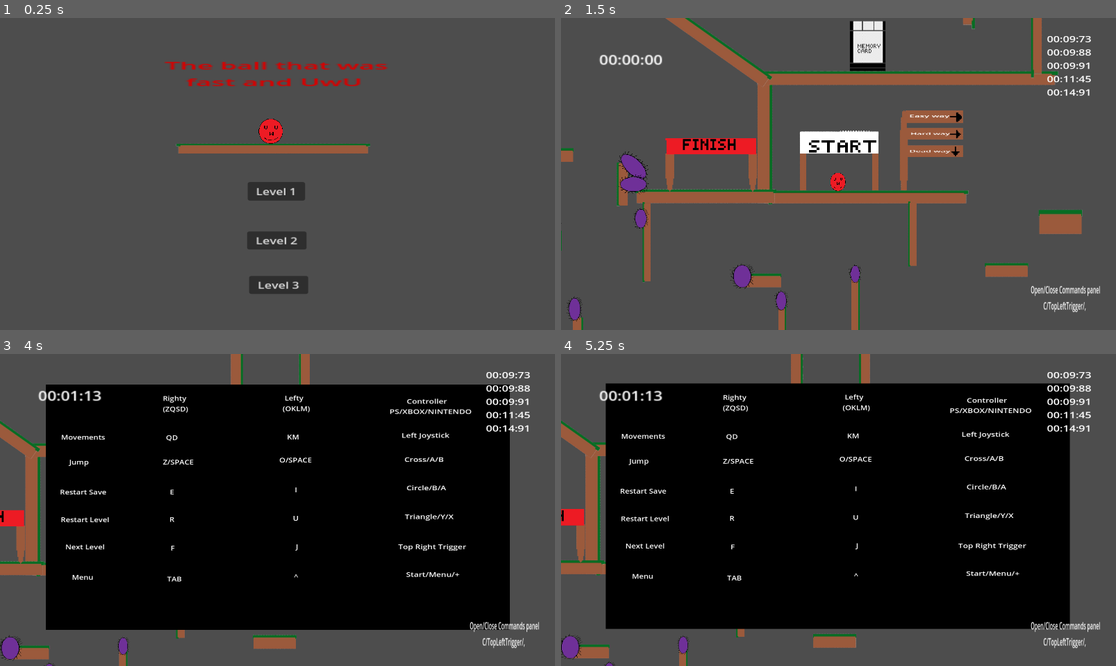
Above: before the commit, frames 1-4 (two rows, left to right).
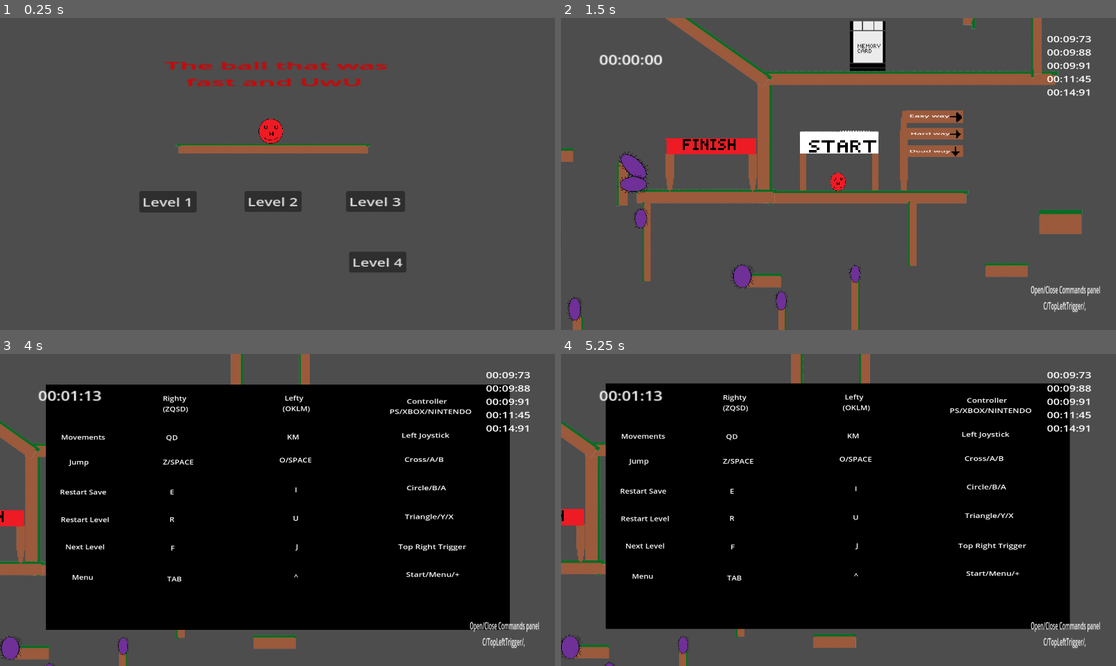
Above: after the commit, the same moments.

Repository: Mahnwe/TheBallThatWasUwU
Game: Godot game, scene res://Scenes/menu.tscn
Same seed, same stepped clock (60 frames per second), same inputs: the game is played once before the commit and once after it.
Inputs (mouse positions are in pixels of both pictures, inside the frame that each line leads up to):
- Up to frame 1 (0.25 s): no input
- Up to frame 2 (1.5 s): click (938, 261) at 0.5 s, where only the run after the commit has a clickable "Level 4"; click "Level 1" at 1.25 s
- Up to frame 3 (4 s): tap Enter at 2 s; move the mouse to (399, 494) at 2.02 s; hold Right (ui_right) 2.03-3.53 s; tap X (dash) at 2.1 s; click (399, 494) at 2.17 s; tap Space (jump) at 2.27, 3.02 s; move the mouse to (166, 525) at 2.77 s; tap F (next_level) at 2.85 s; move the mouse to (333, 441) at 3.52 s; hold Left (ui_left) from 3.53 s (still down); tap C (open_commands) at 3.6 s
- Up to frame 4 (5.25 s): move the mouse to (810, 572) at 4.27 s; release Left (ui_left) at 4.28 s; hold Right (ui_right) from 4.28 s (still down); tap X (dash) at 4.35 s; click (810, 572) at 4.42 s; tap Space (jump) at 4.52 s; tap E (restart_save) at 5 s; move the mouse to (1005, 556) at 5.02 s; tap F (next_level) at 5.1 s

The runs differ from the first frame. In frame 1, 3.8% of the frame differs, in the area x 25-74%, y 52-89%; in frame 2, nothing differs; in frame 3, less than 0.1%; in frame 4, less than 0.1%.

Commit message:
Rework menu's interaction's and add a fourth level button

Diff:
--- a/Scenes/menu.tscn
+++ b/Scenes/menu.tscn
@@ -27,41 +27,50 @@
 
 [node name="Level1Button" type="Button" parent="." groups=["MenuButtons"]]
 layout_mode = 0
-offset_left = 857.0
-offset_top = 568.0
-offset_right = 933.0
-offset_bottom = 599.0
+offset_left = 482.0
+offset_top = 599.0
+offset_right = 558.0
+offset_bottom = 635.0
 scale = Vector2(2.60997, 2.06604)
-focus_neighbor_top = NodePath("../Level3Button")
+focus_neighbor_left = NodePath("../Level4Button")
+focus_neighbor_top = NodePath("../Level4Button")
+focus_neighbor_right = NodePath("../Level2Button")
 focus_neighbor_bottom = NodePath("../Level2Button")
 focus_next = NodePath("../Level2Button")
-focus_previous = NodePath("../Level3Button")
+focus_previous = NodePath("../Level4Button")
+theme_override_font_sizes/font_size = 20
 text = "Level 1"
 
 [node name="Level2Button" type="Button" parent="." groups=["MenuButtons"]]
 layout_mode = 0
-offset_left = 855.0
-offset_top = 739.0
-offset_right = 931.0
-offset_bottom = 770.0
-scale = Vector2(2.702, 2.007)
+offset_left = 846.0
+offset_top = 599.0
+offset_right = 922.0
+offset_bottom = 635.0
+scale = Vector2(2.6, 2.007)
+focus_neighbor_left = NodePath("../Level1Button")
 focus_neighbor_top = NodePath("../Level1Button")
+focus_neighbor_right = NodePath("../Level3Button")
 focus_neighbor_bottom = NodePath("../Level3Button")
 focus_next = NodePath("../Level3Button")
 focus_previous = NodePath("../Level1Button")
+theme_override_font_sizes/font_size = 20
 text = "Level 2"
 
 [node name="Level3Button" type="Button" parent="." groups=["MenuButtons"]]
 layout_mode = 0
-offset_left = 862.0
-offset_top = 893.0
-offset_right = 938.0
-offset_bottom = 924.0
+offset_left = 1197.0
+offset_top = 599.0
+offset_right = 1273.0
+offset_bottom = 635.0
 scale = Vector2(2.686, 2.006)
+focus_neighbor_left = NodePath("../Level2Button")
 focus_neighbor_top = NodePath("../Level2Button")
-focus_neighbor_bottom = NodePath("../Level1Button")
-focus_next = NodePath("../Level1Button")
+focus_neighbor_right = NodePath("../Level4Button")
+focus_neighbor_bottom = NodePath("../Level4Button")
+focus_next = NodePath("../Level4Button")
 focus_previous = NodePath("../Level2Button")
+theme_override_font_sizes/font_size = 20
 text = "Level 3"
 
 [node name="platform" parent="." instance=ExtResource("3_x4hsc")]
@@ -72,9 +81,26 @@
 scale = Vector2(0.19, 0.184238)
 texture = ExtResource("4_xglq7")
 
+[node name="Level4Button" type="Button" parent="." groups=["MenuButtons"]]
+layout_mode = 0
+offset_left = 1208.0
+offset_top = 809.0
+offset_right = 1284.0
+offset_bottom = 845.0
+scale = Vector2(2.6, 2)
+focus_neighbor_left = NodePath("../Level3Button")
+focus_neighbor_top = NodePath("../Level3Button")
+focus_neighbor_right = NodePath("../Level1Button")
+focus_neighbor_bottom = NodePath("../Level1Button")
+focus_next = NodePath("../Level1Button")
+focus_previous = NodePath("../Level3Button")
+theme_override_font_sizes/font_size = 20
+text = "Level 4"
+
 [connection signal="gui_input" from="Level1Button" to="." method="_on_level_1_button_gui_input"]
 [connection signal="pressed" from="Level1Button" to="." method="_on_level_1_button_pressed"]
 [connection signal="gui_input" from="Level2Button" to="." method="_on_level_2_button_gui_input"]
 [connection signal="pressed" from="Level2Button" to="." method="_on_level_2_button_pressed"]
 [connection signal="gui_input" from="Level3Button" to="." method="_on_level_3_button_gui_input"]
 [connection signal="pressed" from="Level3Button" to="." method="_on_level_3_button_pressed"]
+[connection signal="gui_input" from="Level4Button" to="." method="_on_level_4_button_gui_input"]
--- a/Scripts/menu.gd
+++ b/Scripts/menu.gd
@@ -30,7 +30,7 @@
 		if member.is_hovered():
 			member.grab_focus()
 			is_controller_focused = false
-	if Input.is_action_just_pressed("ui_up") or Input.is_action_just_pressed("ui_down") and !is_controller_focused:
+	if Input.is_action_just_pressed("ui_up") or Input.is_action_just_pressed("ui_down") or Input.is_action_just_pressed("ui_focus_next")  and !is_controller_focused:
 		$Level1Button.grab_focus()
 		is_controller_focused = true
 
@@ -49,29 +49,39 @@
 
 func _on_level_1_button_gui_input(event):
 	if has_focus() and event is InputEventKey or event is InputEventJoypadButton:
-		if event.is_action_pressed("ui_up", true):
+		if event.is_action_pressed("ui_up") or event.is_action_pressed("ui_focus_prev") or event.is_action_pressed("ui_left"):
 			accept_event() # prevent the normal focus-stuff from happening
-			$Level3Button.grab_focus()
-		elif event.is_action_pressed("ui_down", true):
+			$Level4Button.grab_focus()
+		elif event.is_action_pressed("ui_down") or Input.is_action_just_pressed("ui_focus_next") or event.is_action_pressed("ui_right"):
 			accept_event() # prevent the normal focus-stuff from happening
 			$Level2Button.grab_focus()
 
 
 func _on_level_2_button_gui_input(event):
 	if has_focus() and event is InputEventKey or event is InputEventJoypadButton:
-		if event.is_action_pressed("ui_up", true):
+		if event.is_action_pressed("ui_up") or event.is_action_pressed("ui_focus_prev") or event.is_action_pressed("ui_left"):
 			accept_event() # prevent the normal focus-stuff from happening
 			$Level1Button.grab_focus()
-		elif event.is_action_pressed("ui_down", true):
+		elif event.is_action_pressed("ui_down") or Input.is_action_just_pressed("ui_focus_next") or event.is_action_pressed("ui_right"):
 			accept_event() # prevent the normal focus-stuff from happening
 			$Level3Button.grab_focus()
 
 
 func _on_level_3_button_gui_input(event):
 	if has_focus() and event is InputEventKey or event is InputEventJoypadButton:
-		if event.is_action_pressed("ui_up", true):
+		if event.is_action_pressed("ui_up") or event.is_action_pressed("ui_focus_prev") or event.is_action_pressed("ui_left"):
 			accept_event() # prevent the normal focus-stuff from happening
 			$Level2Button.grab_focus()
-		elif event.is_action_pressed("ui_down", true):
+		elif event.is_action_pressed("ui_down") or Input.is_action_just_pressed("ui_focus_next") or event.is_action_pressed("ui_right"):
+			accept_event() # prevent the normal focus-stuff from happening
+			$Level4Button.grab_focus()
+
+
+func _on_level_4_button_gui_input(event):
+	if has_focus() and event is InputEventKey or event is InputEventJoypadButton:
+		if event.is_action_pressed("ui_up") or event.is_action_pressed("ui_focus_prev") or event.is_action_pressed("ui_left"):
+			accept_event() # prevent the normal focus-stuff from happening
+			$Level3Button.grab_focus()
+		elif event.is_action_pressed("ui_down") or Input.is_action_just_pressed("ui_focus_next") or event.is_action_pressed("ui_right"):
 			accept_event() # prevent the normal focus-stuff from happening
 			$Level1Button.grab_focus()
